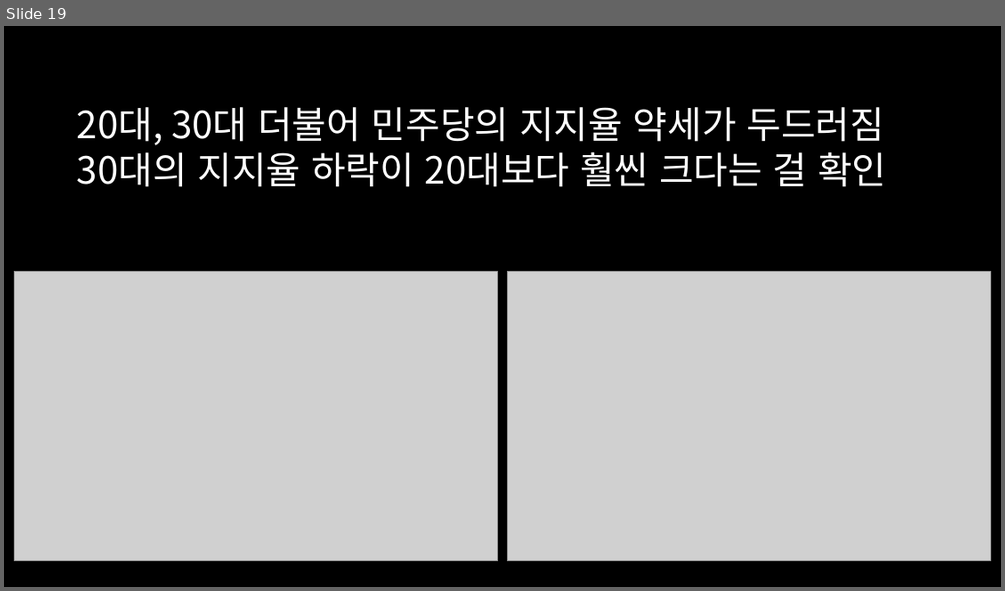
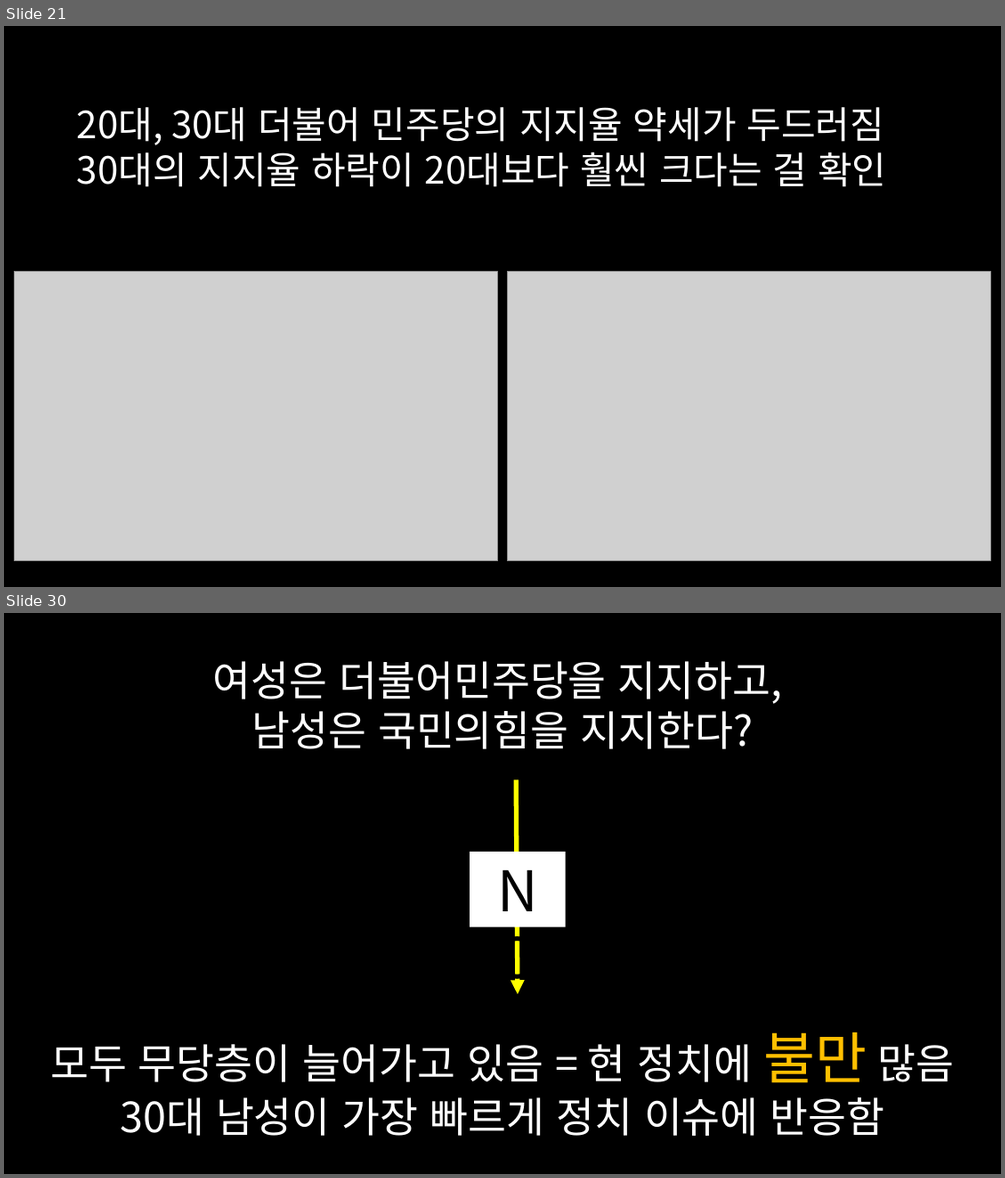
Before and after one commit to dschloe/streamlit-election-analysis, a slide deck: 프레젠테이션1.pptx. Shown one above the other, each under a label of ours: slide 19 before the commit, slides 21 and 30 after it; the slides between them are not shown. The pictures are 1005x591 and 1005x1178 pixels, drawn with LibreOffice and Linux fonts; fonts in the diff are those of the drawing; grey boxes stand for pictures. Boxes give left, top, right and bottom in pixels: in the first picture for what was removed or moved away, otherwise in the second. Text is boxed around its words. In the diff, an @@ line names an element or a change of style, - is before the commit and + after.

```diff
--- a/프레젠테이션1.pptx
+++ b/프레젠테이션1.pptx
@@ slide 30 added at (x1=4, y1=613, x2=1001, y2=1174), background #000000 @@
@@ text added at (x1=213, y1=661, x2=783, y2=749), 40 pt, text #FFFFFF @@
+여성은 더불어민주당을 지지하고,
+남성은 국민의힘을 지지한다?
@@ arrow added from (517, 779) to (518, 995), #FFFF00 4.5 pt @@
@@ rectangle added at (x1=469, y1=852, x2=566, y2=927), fill #FFFFFF, 54 pt, text #000000 @@
+NO
@@ text added at (x1=50, y1=1032, x2=955, y2=1135), 40 pt, text #FFFFFF @@
+모두 무당층이 늘어가고 있음 = 현 정치에 불만 많음
+30대 남성이 가장 빠르게 정치 이슈에 반응함
@@ what was slide 19 is now slide 21 @@
```
Also in this commit, not shown: 3 slides changed, 11 other slides added, 14 other files.
